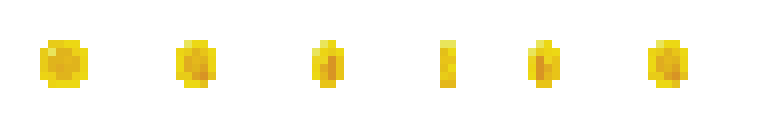
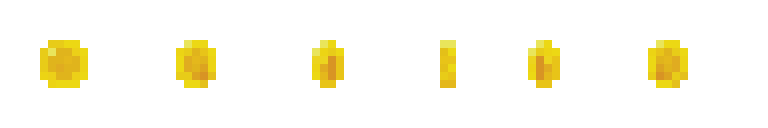
Layered file, before and after one edit (768 × 128). Changes by layer:
added layer "Transformation" above "Hintergrund" over box(656, 48, 680, 80)
painted on "Hintergrund" over box(656, 48, 680, 80)
